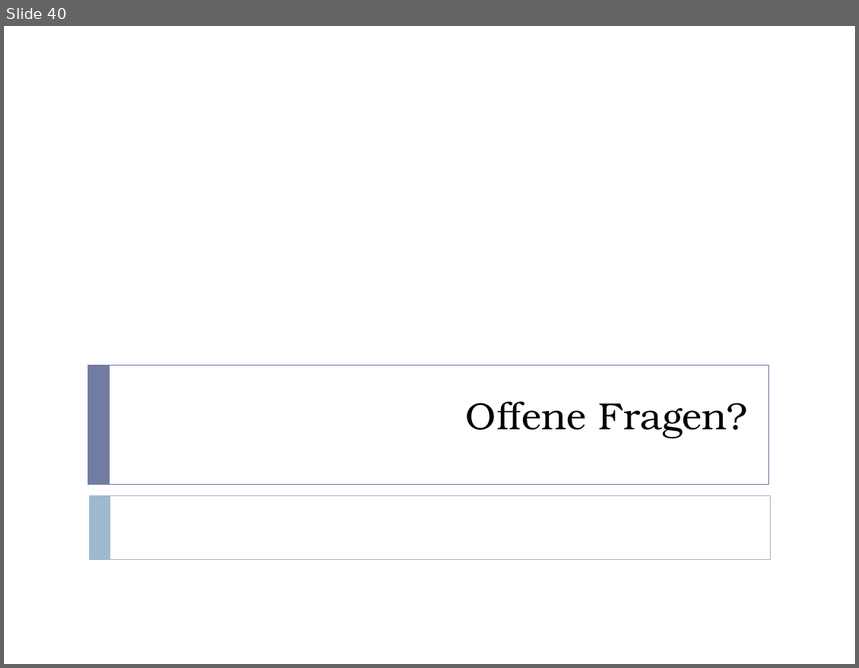
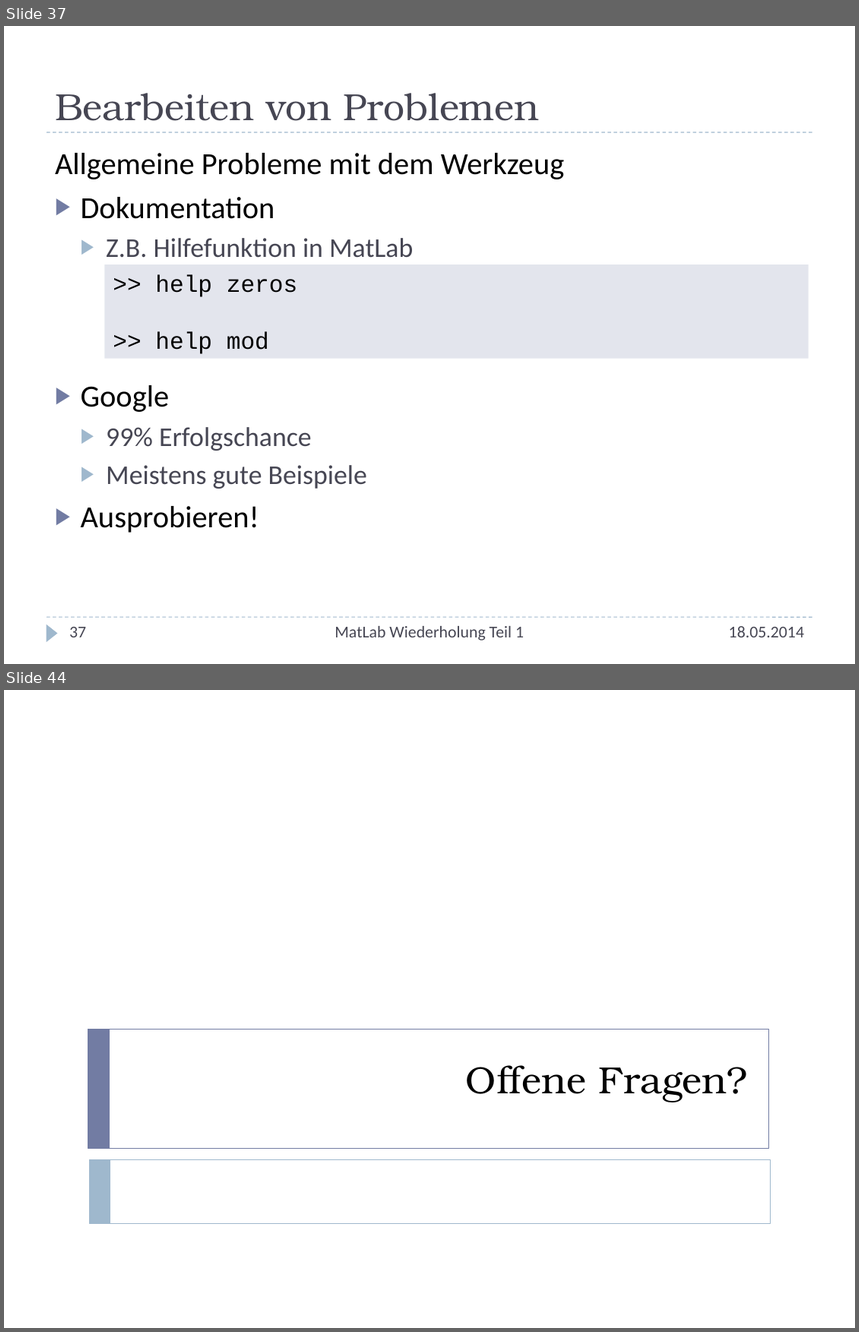
Before and after one commit to nhochberger/uni, a slide deck: MatLab-Wiederholung/Wiederholung.pptx. Shown one above the other, each under a label of ours: slide 40 before the commit, slides 37 and 44 after it; the slides between them are not shown. The pictures are 859x668 and 859x1332 pixels, drawn with LibreOffice and Linux fonts; fonts in the diff are those of the drawing. Boxes give left, top, right and bottom in pixels: in the first picture for what was removed or moved away, otherwise in the second. Text is boxed around its words. In the diff, an @@ line names an element or a change of style, - is before the commit and + after.

```diff
--- a/MatLab-Wiederholung/Wiederholung.pptx
+++ b/MatLab-Wiederholung/Wiederholung.pptx
@@ slide 37 added at <box>4,26,855,664</box>, background #FFFFFF @@
@@ title added at <box>55,93,540,121</box>, 32 pt, text #464653 @@
+Bearbeiten von Problemen
@@ line added from (47, 132) to (813, 132), #9FB8CD 0.75 pt dashed @@
@@ text added at <box>55,153,565,533</box>, 26 pt, text #000000 @@
+Allgemeine Probleme mit dem Werkzeug
+▶ Dokumentation
+  ▶ Z.B. Hilfefunktion in MatLab
+▶ Google
+  ▶ 99% Erfolgschance
+  ▶ Meistens gute Beispiele
+▶ Ausprobieren!
@@ rectangle added at <box>104,265,808,359</box>, fill #E3E5ED, 20 pt, text #000000 @@
+>> help zeros
+>> help mod
@@ line added from (47, 617) to (813, 617), #9FB8CD 0.75 pt dashed @@
@@ triangle added at <box>47,624,58,642</box>, fill #9FB8CD @@
@@ page number added at <box>69,627,86,638</box>, 14 pt, text #464653 @@
+37
@@ text added at <box>335,626,524,641</box>, 14 pt, text #464653 @@
+MatLab Wiederholung Teil 1
@@ text added at <box>729,626,804,638</box>, 14 pt, text #464653 @@
+18.05.2014
@@ what was slide 40 is now slide 44 @@
```
Also in this commit, not shown: 38 slides changed, 3 other slides added.
